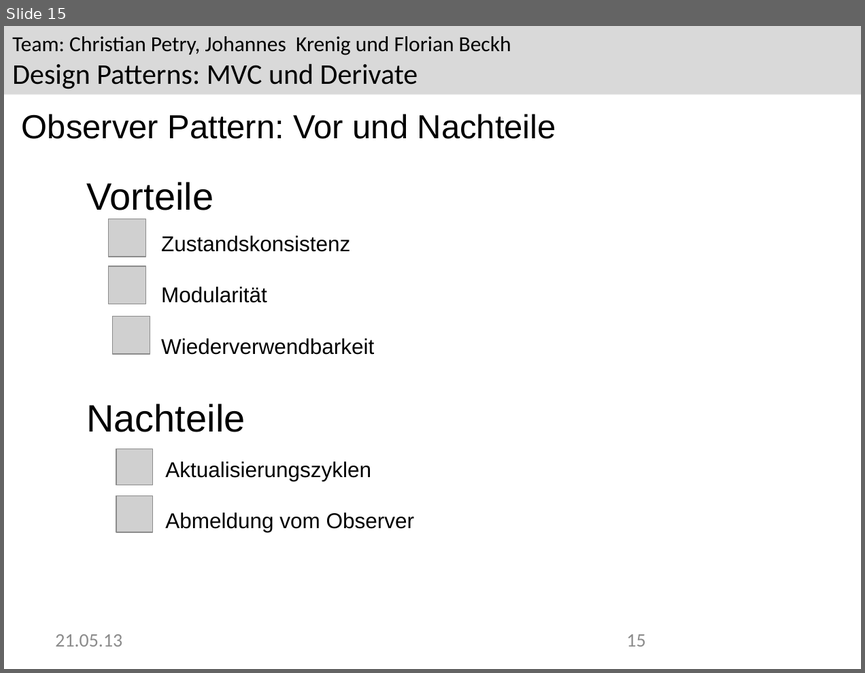
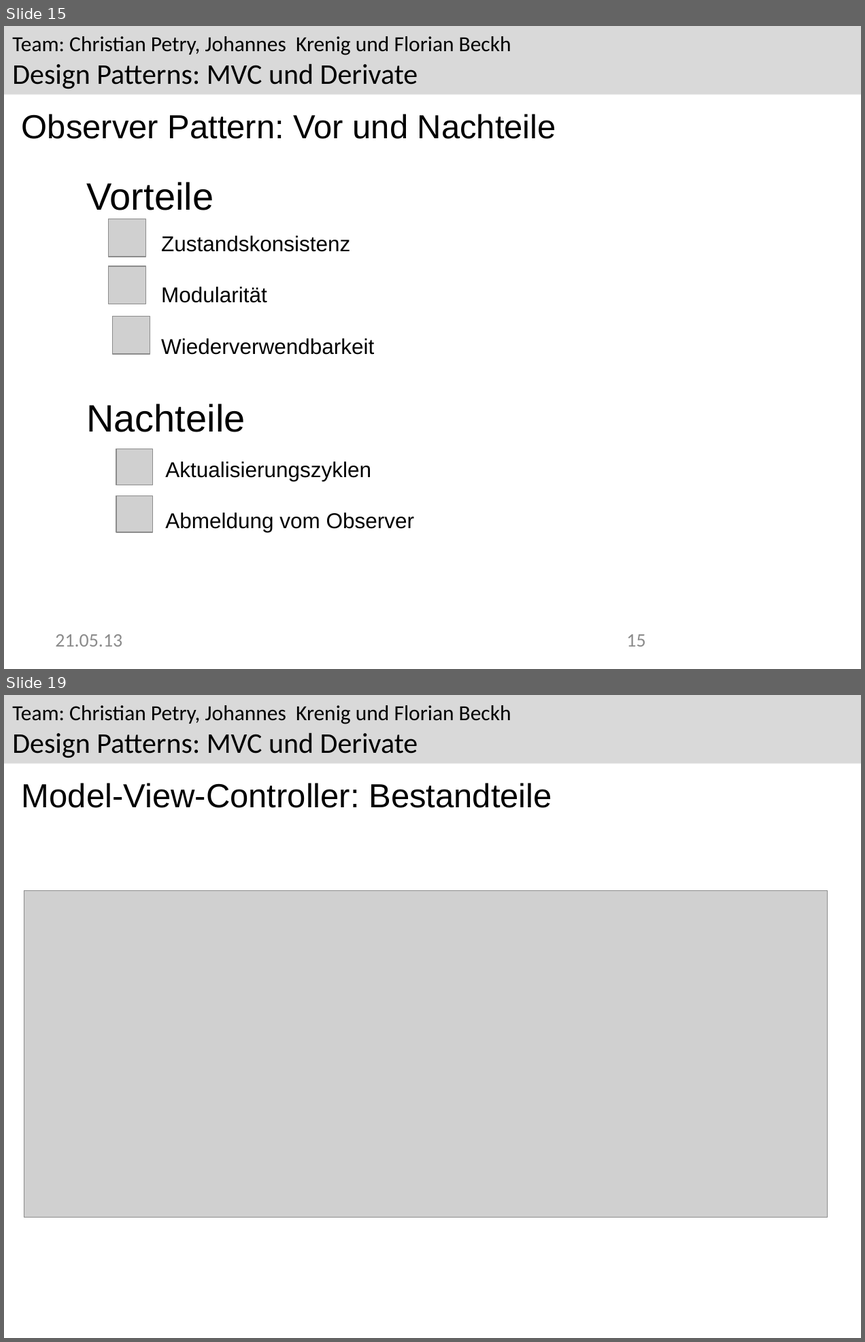
Before and after one commit to Greever/Design-Pattern-MVC, a slide deck: Dokumentation/Praesentation/Observer.odp. Shown one above the other, each under a label of ours: slide 15 before the commit, slides 15 and 19 after it; the slides between them are not shown. The pictures are 865x673 and 865x1342 pixels, drawn with LibreOffice and Linux fonts; fonts in the diff are those of the drawing; grey boxes stand for pictures; background and template pictures are left out. Boxes give left, top, right and bottom in pixels: in the first picture for what was removed or moved away, otherwise in the second. Text is boxed around its words. In the diff, an @@ line names an element or a change of style, - is before the commit and + after.

```diff
--- a/Dokumentation/Praesentation/Observer.odp
+++ b/Dokumentation/Praesentation/Observer.odp
@@ slide 19 added at box(4, 695, 861, 1338), background #FFFFFF; not listed: 1 template element that a slide beside it also shows @@
@@ text added at box(22, 783, 551, 808), 28 pt, text #000000 @@
+Model-View-Controller: Bestandteile
@@ picture added at box(24, 890, 827, 1217) @@
```
Also in this commit, not shown: 1 slide changed, 11 other slides added, 7 other files.
